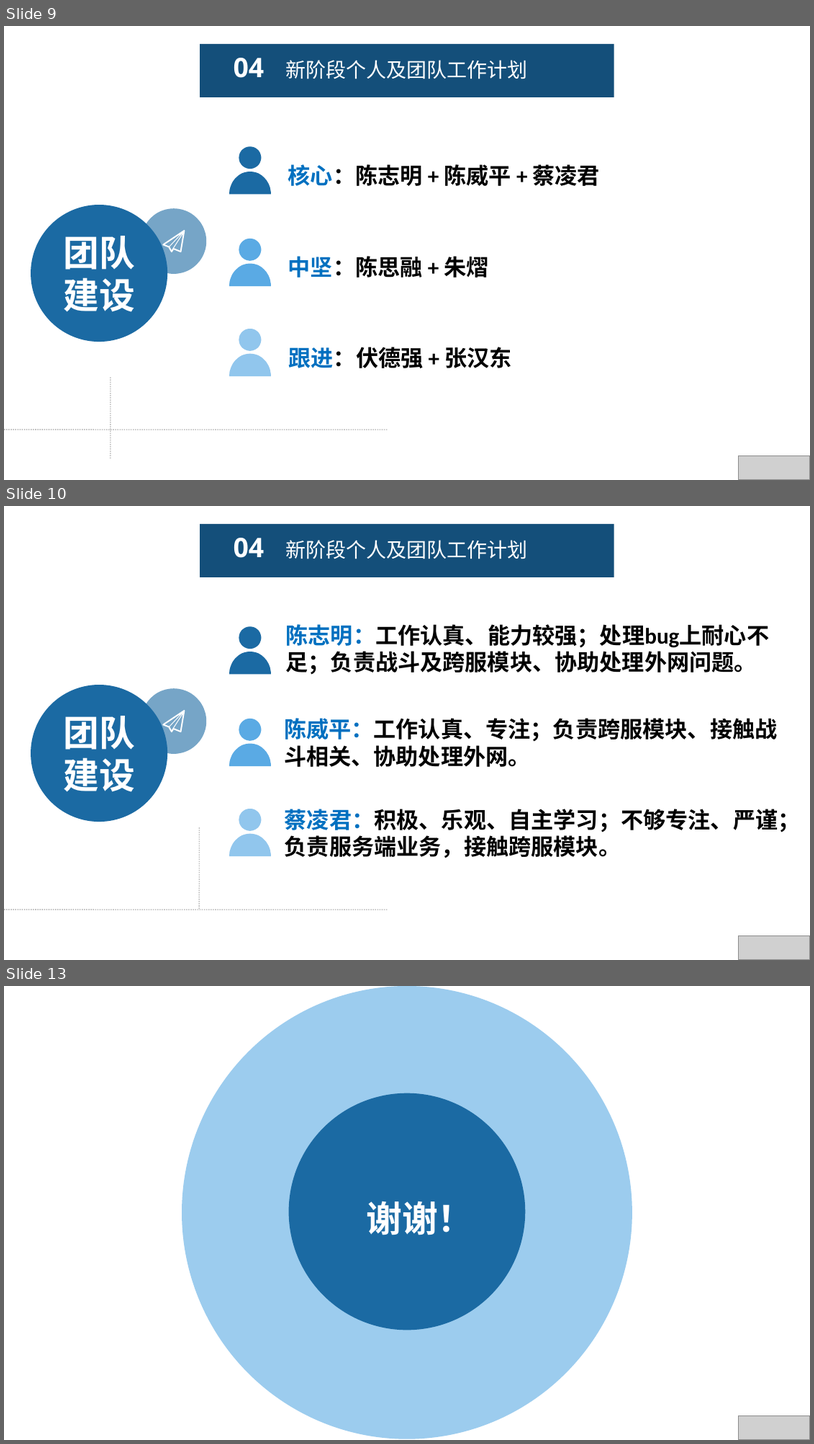
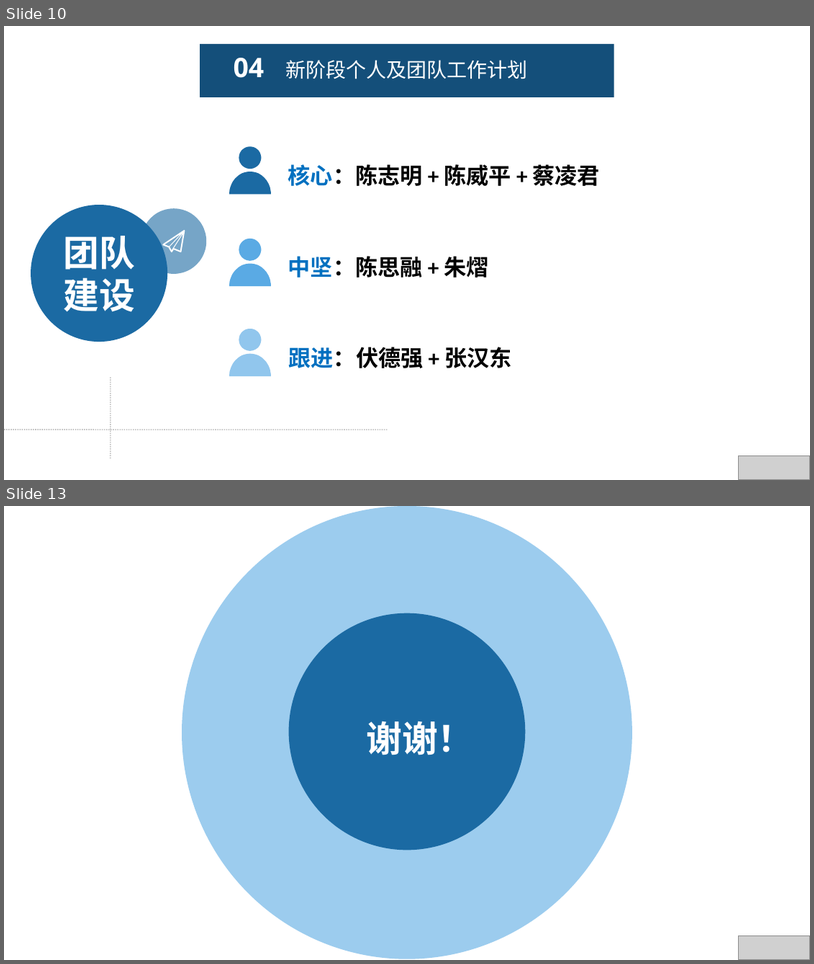
Before and after one commit to fengyuyu/world_rpg, a slide deck: 陈国锋-述职报告 .pptx. Shown one above the other, each under a label of ours: slides 9, 10 and 13 before the commit, slides 10 and 13 after it; the slides between them are not shown. The pictures are 814x1444 and 814x964 pixels, drawn with LibreOffice and Linux fonts; fonts in the diff are those of the drawing; grey boxes stand for pictures. Boxes give left, top, right and bottom in pixels: in the first picture for what was removed or moved away, otherwise in the second. Text is boxed around its words. In the diff, an @@ line names an element or a change of style, - is before the commit and + after.

```diff
--- a/陈国锋-述职报告 .pptx
+++ b/陈国锋-述职报告 .pptx
@@ slide 10 removed at [4, 506, 810, 960], background #FFFFFF @@
@@ rectangle removed at [200, 524, 615, 577] @@
@@ text removed at [234, 538, 265, 558] @@
-04
@@ text removed at [286, 540, 528, 559] @@
-新阶段个人及团队工作计划
@@ freeform shape removed at [239, 626, 261, 649] @@
@@ text removed at [286, 624, 770, 674] @@
-陈志明：工作认真、能力较强；处理bug上耐心不
-足；负责战斗及跨服模块、协助处理外网问题。
@@ freeform shape removed at [230, 651, 272, 674] @@
@@ ellipse removed at [31, 685, 167, 821] @@
-团队
-建设
@@ ellipse removed at [141, 688, 206, 754] @@
@@ freeform shape removed at [163, 710, 185, 733] @@
@@ freeform shape removed at [239, 718, 261, 741] @@
@@ text removed at [284, 718, 778, 767] @@
-陈威平：工作认真、专注；负责跨服模块、接触战
-斗相关、协助处理外网。
@@ freeform shape removed at [230, 743, 272, 766] @@
@@ line removed from (199, 827) to (199, 909) @@
@@ freeform shape removed at [239, 808, 261, 831] @@
@@ text removed at [285, 808, 801, 857] @@
-蔡凌君：积极、乐观、自主学习；不够专注、严谨；
-负责服务端业务，接触跨服模块。
@@ freeform shape removed at [230, 834, 272, 856] @@
@@ line removed from (4, 909) to (388, 909) @@
@@ picture removed at [738, 936, 810, 960] @@
@@ what was slide 9 is now slide 10 @@
```
Also in this commit, not shown: 4 slides changed, 2 slides added, 1 other slide removed, 1 other file.
